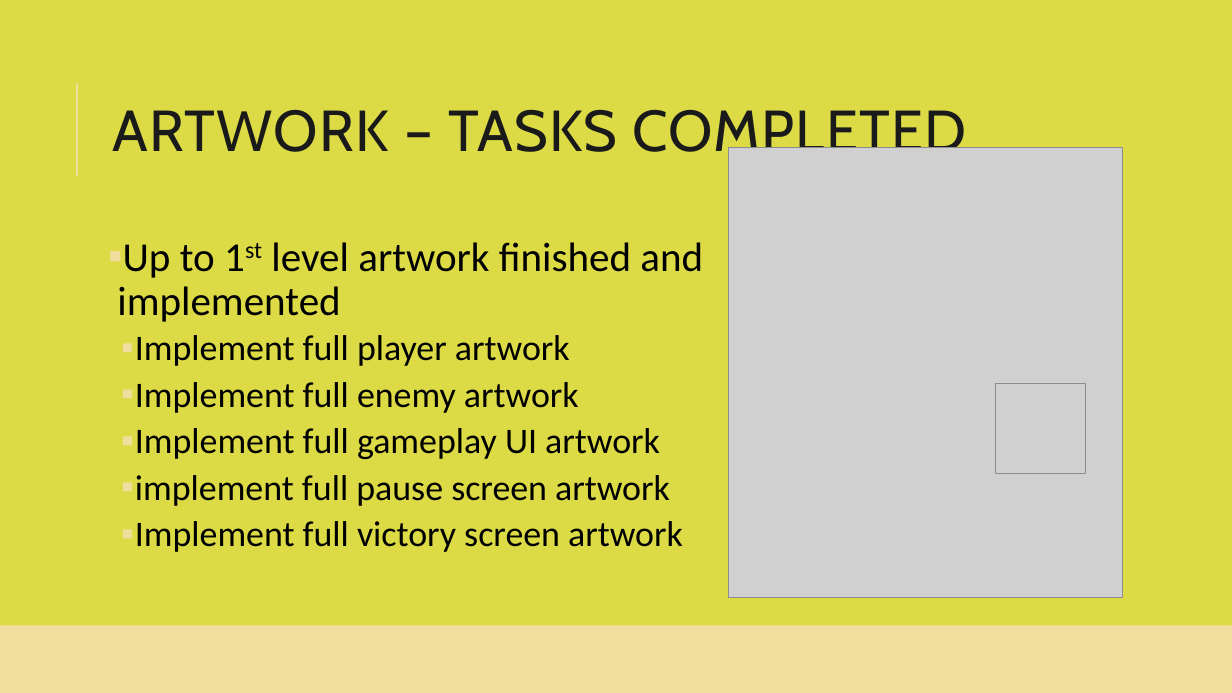
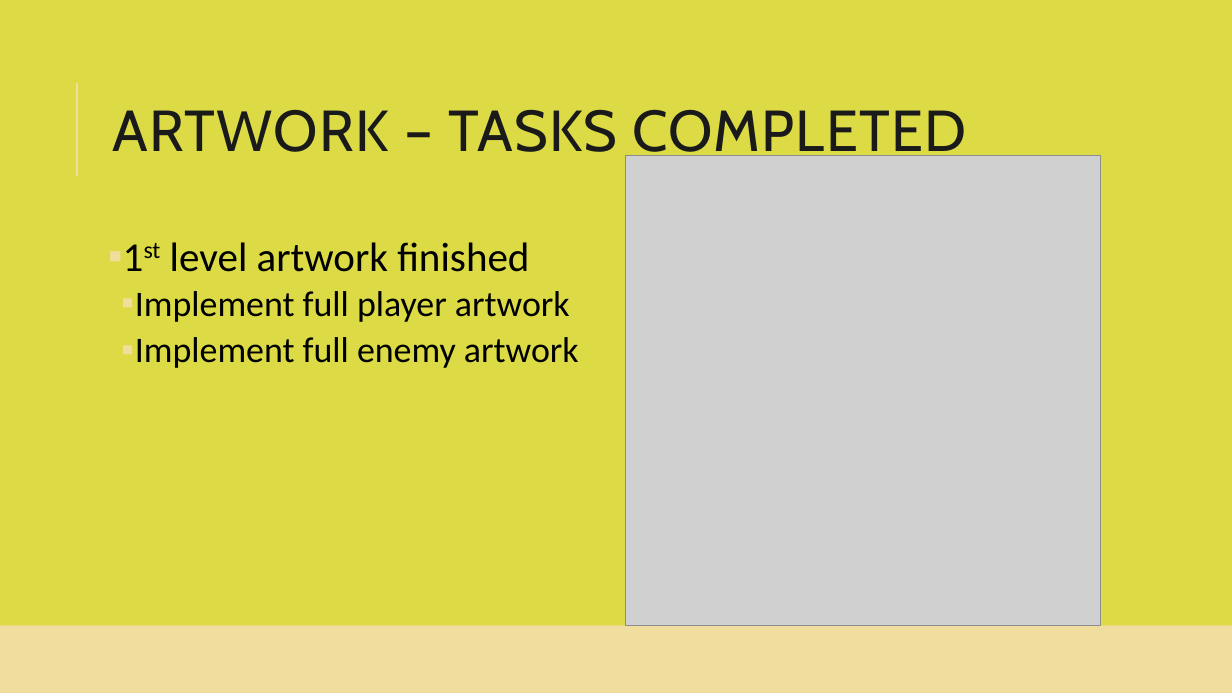
Before and after one commit to smiyaoka/forkPotatoDOC, a slide deck: slide 4 of ForkandPotatoSprint1.pptx. Drawn at 1232x693 pixels with LibreOffice and Linux fonts; fonts in the diff are those of the drawing; grey boxes stand for pictures. Boxes give left, top, right and bottom in pixels: in the first picture for what was removed or moved away, otherwise in the second. Text is boxed around its words. In the diff, an @@ line names an element or a change of style, - is before the commit and + after.

```diff
--- a/ForkandPotatoSprint1.pptx
+++ b/ForkandPotatoSprint1.pptx
@@ picture: place and size @@
-picture at box(728, 148, 1122, 599)
+picture at box(626, 155, 1101, 626)
@@ text at box(170, 242, 529, 272): text changed @@
-▪ Up to 1st level artwork finished and implemented
+▪ 1st level artwork finished
@@ picture removed at box(995, 384, 1086, 474) @@
@@ text at box(135, 428, 683, 552): paragraphs removed @@
-  ▪ Implement full gameplay UI artwork
-  ▪ implement full pause screen artwork
-  ▪ Implement full victory screen artwork
```
Also in this commit, not shown: 6 other slides changed.
